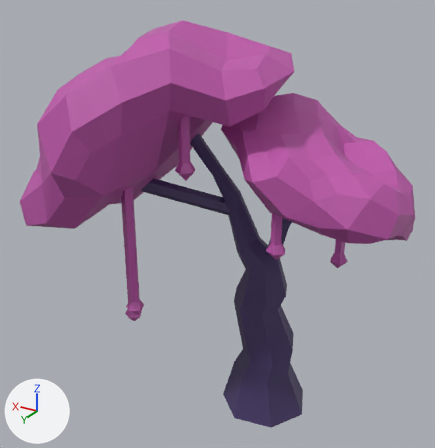
The FBX model Mayday Survival/Assets/Models/FBX/Tree_2.fbx as it was, and as the next commit left it.
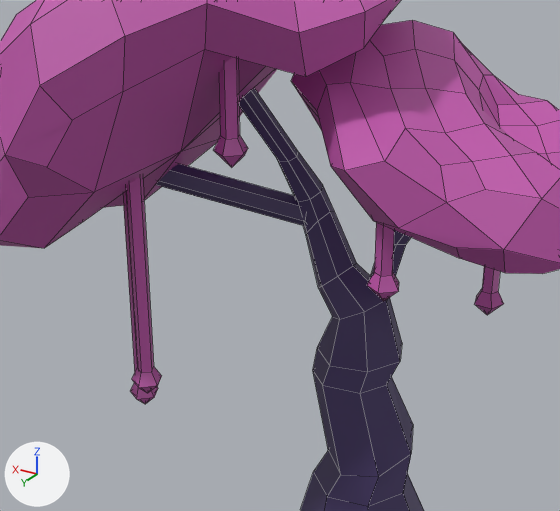
Each version appears first whole from a 50 mm camera at (2.29, 2.5, 3.61) aimed at (4.6, -1.36, 1.68), and next in a close-up on the part from 11% to 88% of the width and 18% to 86% of the height. The lights are fixed; the arrows at lower left show +X, +Y and +Z. The close-ups show mesh edges as thin lines. Where no turn or scale is listed for an object, it has been applied to the vertices.

In view in the first close-up: 'Tree_2'.
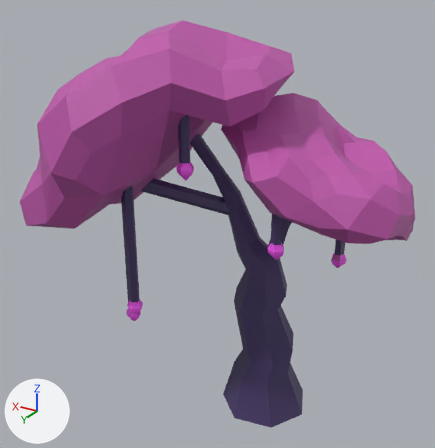
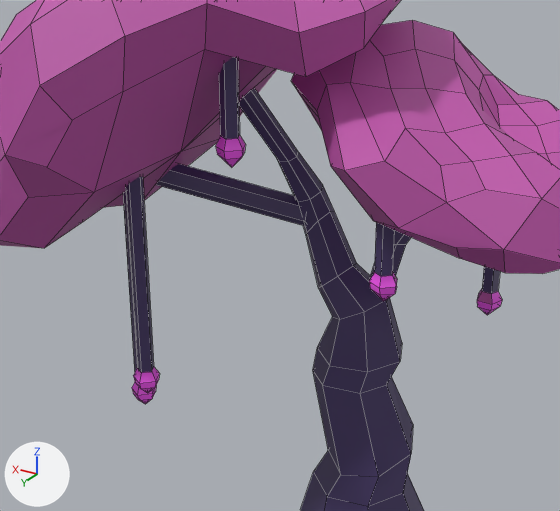
The newer file is also turned or shifted as a whole; pictures and numbers use the older file's frame.

Changed parts and their boxes [x1, y1, x2, y2] in the close-ups (560 x 511 px; the box of a moved part takes in the faces that stretch with it):
part 1 of me_mesh, moved or reshaped: before [475, 289, 504, 315]; after [477, 289, 502, 315]
part 2 of me_mesh, moved or reshaped: before [130, 135, 399, 404]; after [132, 135, 397, 404]
part 3 of me_mesh, recoloured: [123, 57, 500, 373] in both

The change, as a list of edits to the scene's bpy script:
```text
Add mat_tree_pink:
    mat_tree_pink = principled_material('Tree_Pink')
    mat_tree_pink.base_color = (1.0, 0.103, 0.965)  # pink #ff5afb
Change me_mesh:
    used by ob_tree_2; location = (4.536, -1.462, 1.717)
    remove me_mesh.from_pydata(...)  # 432 vertices, 398 faces; spans x -1.41..1.52, y -0.95..1.27, z -1.85..1.53
    add me_mesh.from_pydata(...)  # 457 vertices, 423 faces; spans x -1.41..1.52, y -0.95..1.27, z -1.85..1.53
    me_mesh part 1
    5 vertices are removed from x -0.83..-0.68, y -0.62..-0.47, z -0.43
    10 faces are deleted
    10 vertices are added at x -0.82..-0.69, y -0.61..-0.48, z -0.45..-0.41
    14 new faces join them, mat_tree_pink (pink #ff5afb)
    1 new face joins them, mat_tree_lightpurple (pink #c259ae)
    me_mesh part 2
    20 vertices are removed from x -0.61..0.85, y 0.16..0.64, z -0.97..0.53
    40 faces are deleted
    40 vertices are added at x -0.6..0.84, y 0.17..0.63, z -0.99..0.55
    60 new faces join them, mat_tree_pink (pink #ff5afb)
    me_mesh part 3: 25 faces spanning x -0.8..0.82, y -0.58..0.61, z -0.91..1.33 switch from mat_tree_lightpurple (pink #c259ae) to mat_tree_purple (dark purple #483969)
    add me_mesh.materials.append(mat_tree_pink)  # pink #ff5afb
```
